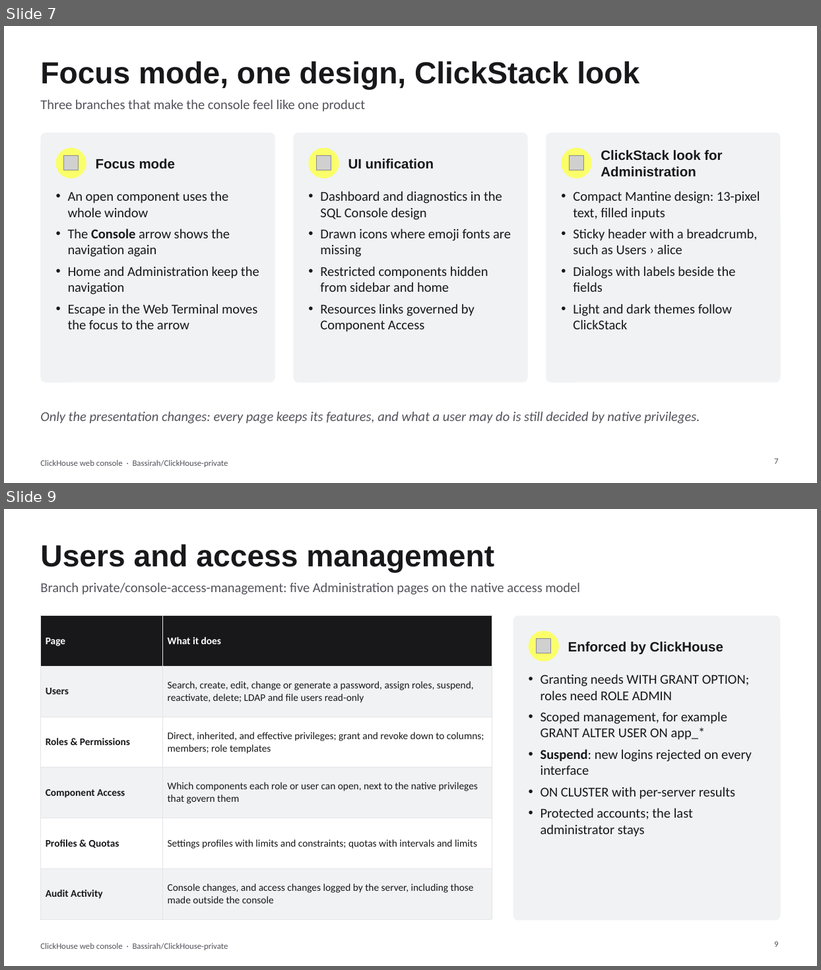
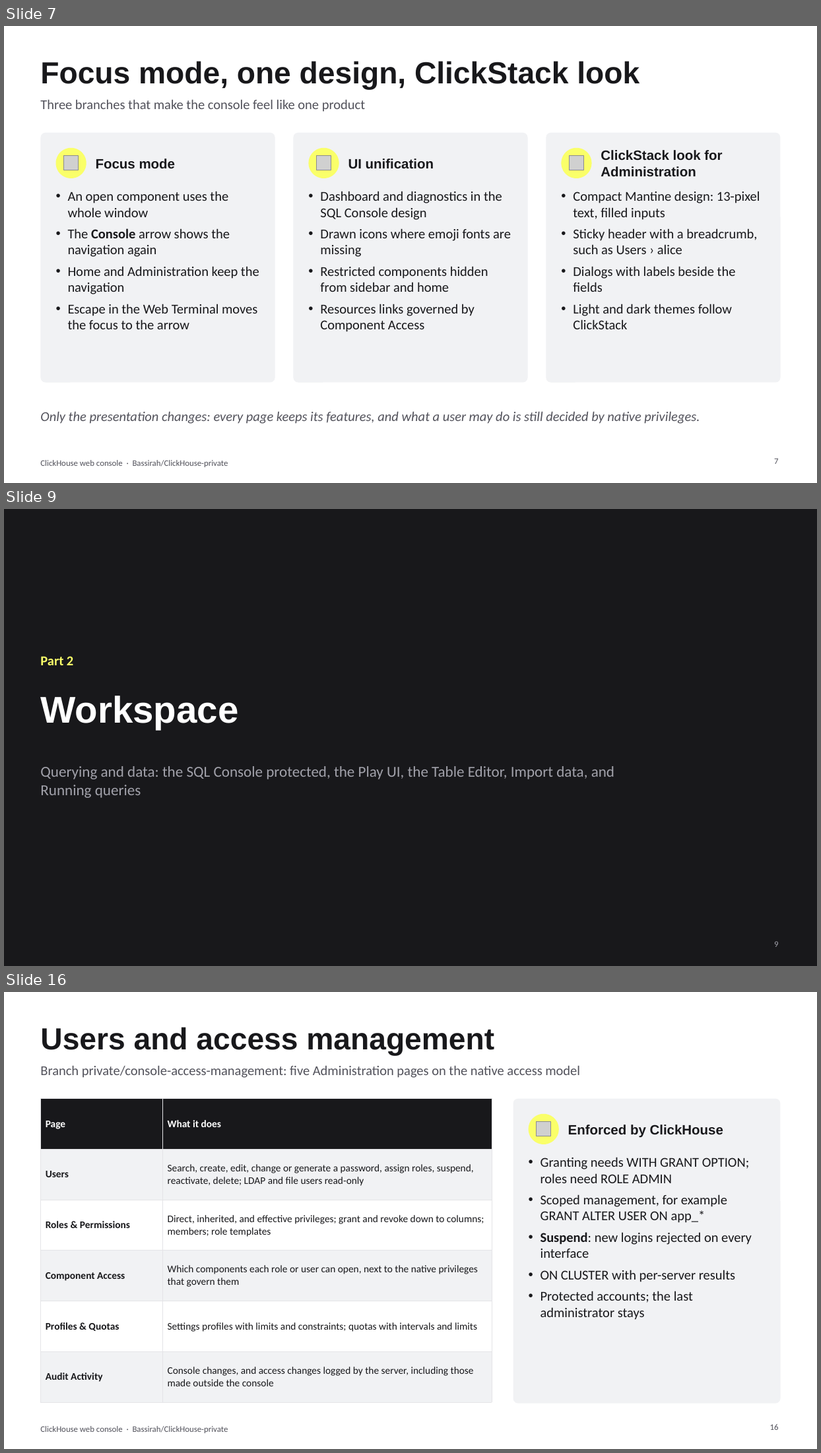
Before and after one commit to Bassirah/ClickHouse-private, a slide deck: docs/custom_dev/ClickHouse-Web-Console-Solution.pptx. Shown one above the other, each under a label of ours: slides 7 and 9 before the commit, slides 7, 9 and 16 after it; the slides between them are not shown. The pictures are 821x970 and 821x1453 pixels, drawn with LibreOffice and Linux fonts; fonts in the diff are those of the drawing; grey boxes stand for pictures. Boxes give left, top, right and bottom in pixels: in the first picture for what was removed or moved away, otherwise in the second. Text is boxed around its words. In the diff, an @@ line names an element or a change of style, - is before the commit and + after.

```diff
--- a/docs/custom_dev/ClickHouse-Web-Console-Solution.pptx
+++ b/docs/custom_dev/ClickHouse-Web-Console-Solution.pptx
@@ slide 9 added at bbox=[4, 509, 817, 966], background #18181B @@
@@ text added at bbox=[40, 656, 73, 665], 16 pt, text #FAFF69, bold @@
+Part 2
@@ title added at bbox=[40, 696, 238, 729], 44 pt, text #FFFFFF, bold @@
+Workspace
@@ text added at bbox=[40, 766, 614, 798], 18 pt, text #A1A1AA @@
+Querying and data: the SQL Console protected, the Play UI, the Table Editor, Import data, and Running queries
@@ page number added at bbox=[774, 942, 778, 947], 10 pt, text #A1A1AA @@
+9
@@ what was slide 9 is now slide 16 @@
@@ page number at bbox=[770, 1424, 779, 1430]: text changed @@
-9
+16
```
Also in this commit, not shown: 10 slides changed, 8 other slides added, 1 other file.
